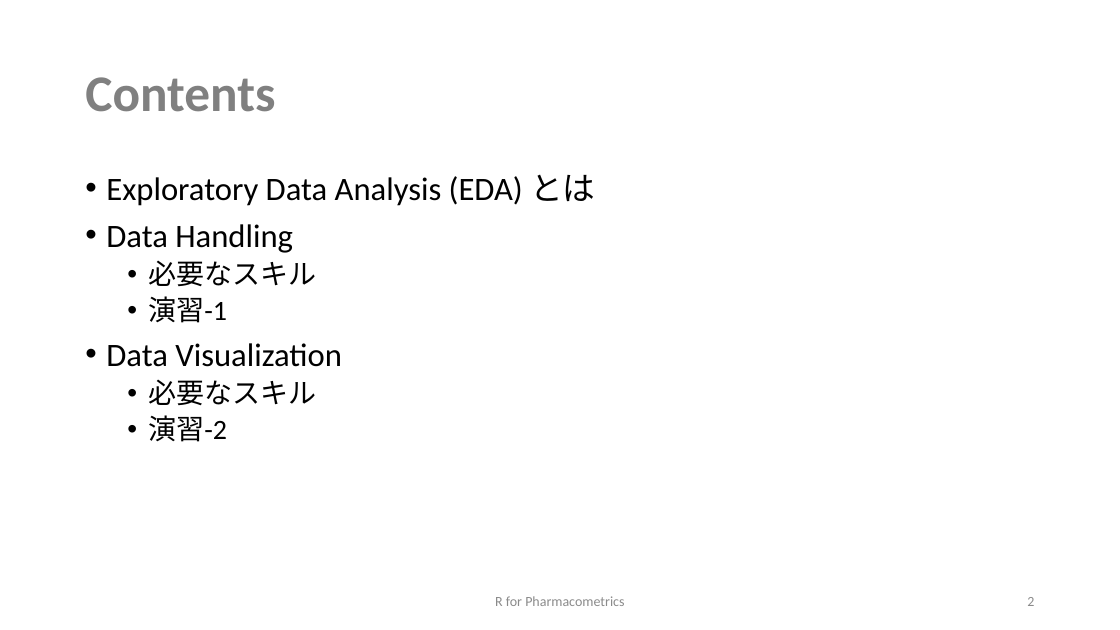
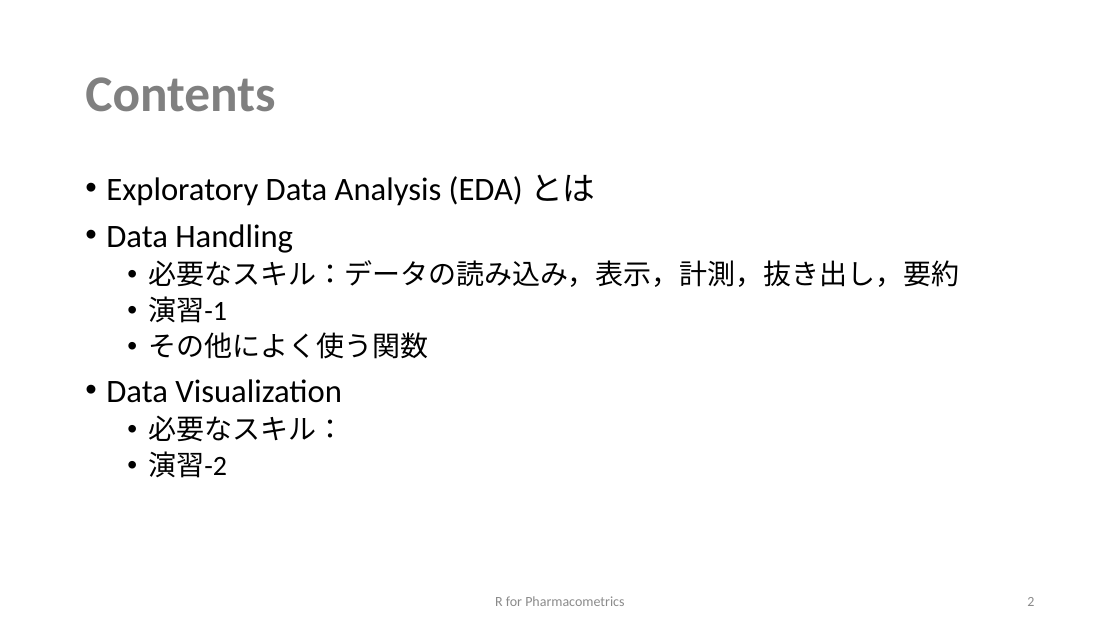
Before and after one commit to MasatoFukae/R-for-PMx, a slide deck: slide 2 of sample/1_data_handling.pptx. Drawn at 1120x630 pixels with LibreOffice and Linux fonts; fonts in the diff are those of the drawing. Boxes give left, top, right and bottom in pixels: in the first picture for what was removed or moved away, otherwise in the second. Text is boxed around its words. In the diff, an @@ line names an element or a change of style, - is before the commit and + after.

```diff
--- a/sample/1_data_handling.pptx
+++ b/sample/1_data_handling.pptx
@@ text at (x1=148, y1=260, x2=959, y2=287): text changed @@
-  • 必要なスキル
+  • 必要なスキル：データの読み込み，表示，計測，抜き出し，要約
@@ text at (x1=148, y1=332, x2=428, y2=359): paragraph added @@
+  • その他によく使う関数
@@ text at (x1=148, y1=415, x2=344, y2=441): text changed @@
-  • 必要なスキル
+  • 必要なスキル：
```
Also in this commit, not shown: 13 other slides changed, 1 slide added, 7 other files.
